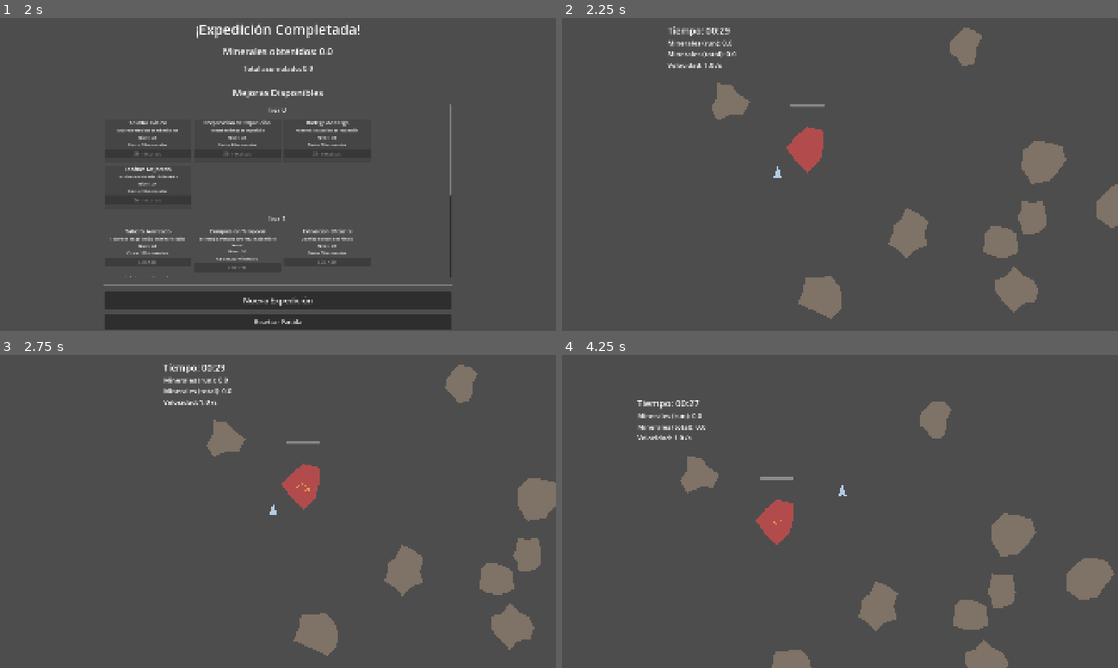
Above: before the commit, frames 1-4 (two rows, left to right).
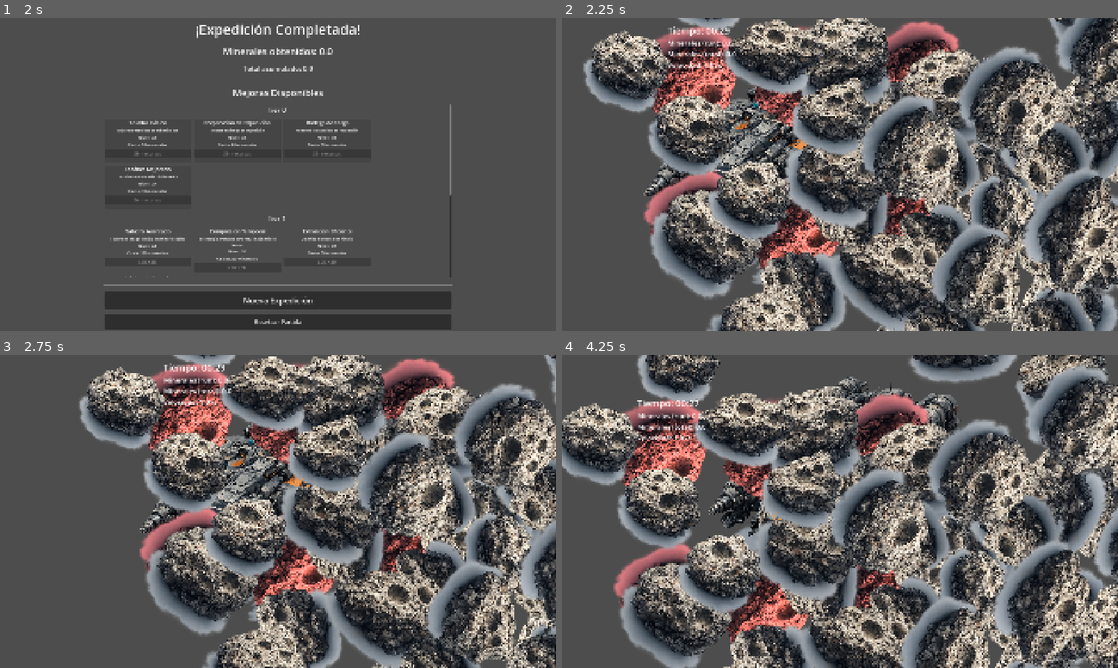
Above: after the commit, the same moments.

Repository: Sefito/space-idle-miner
Game: Godot game, scene res://scenes/Main.tscn
The game is run twice, just before and just after one commit, with the same random seed, the same clock (stepped at 60 frames per second) and the same inputs.
Inputs (mouse positions are in pixels of both pictures, inside the frame that each line leads up to):
- Up to frame 1 (2 s): move the mouse to (400, 158) at 0.52 s; hold D (move_right) 0.53-1.28 s; click (400, 158) at 0.67 s; move the mouse to (166, 190) at 1.27 s; hold S (move_down) from 1.28 s (still down)
- Up to frame 2 (2.25 s): release S (move_down) at 2 s; click "Nueva Expedición" at 2 s
- Up to frame 3 (2.75 s): no input
- Up to frame 4 (4.25 s): move the mouse to (867, 483) at 2.77 s; hold D (move_right) 2.78-3.53 s; click (867, 483) at 2.92 s; move the mouse to (923, 570) at 3.52 s; hold W (move_up) from 3.53 s (still down); click (923, 570) at 3.67 s

Frame 1 is identical in both runs. In frame 2, 65% of the frame differs, in the area x 3-100%, y 0-100%; in frame 3, 57%; in frame 4, 67%, in the area x 0-100%, y 0-100%.

Commit message:
Use ship.png and asteroids.png images instead of procedural shapes; fix spawn area to be dynamic based on viewport
Co-authored-by: Sefito <27697852+Sefito@users.noreply.github.com>

Diff:
--- a/scenes/Asteroid.gd
+++ b/scenes/Asteroid.gd
@@ -3,18 +3,18 @@
 # Asteroid properties
 @export var max_hp: float = 100.0
 @export var reward_minerals: float = 10.0
-# NOTE: The default offset and size are tuned for asteroids with base_radius 50-80
-# in _generate_shape(). If you change the asteroid size, adjust these values accordingly.
-@export var progress_bar_offset: Vector2 = Vector2(-60, -150)
+# NOTE: The default offset and size are tuned for the asteroid sprite size.
+# Adjust these values if you change the sprite scale.
+@export var progress_bar_offset: Vector2 = Vector2(-60, -80)
 @export var progress_bar_size: Vector2 = Vector2(120, 10)
 
 var hp: float
 var is_targeted: bool = false
 
 # Visual elements
-@onready var polygon: Polygon2D = $Polygon2D
+@onready var sprite: Sprite2D = $Sprite2D
 @onready var progress_bar: ProgressBar = $ProgressBar
-@onready var collision: CollisionPolygon2D = $CollisionPolygon2D
+@onready var collision: CollisionShape2D = $CollisionShape2D
 
 # Signals
 signal clicked(asteroid: Area2D)
@@ -24,8 +24,8 @@
 	# Initialize health
 	hp = max_hp
 
-	# Generate procedural asteroid shape
-	_generate_shape()
+	# Randomize asteroid appearance
+	_randomize_appearance()
 
 	# Setup progress bar
 	progress_bar.max_value = max_hp
@@ -67,26 +67,17 @@
 	destroyed.emit(self)
 	queue_free()
 
-func _generate_shape() -> void:
-	# Procedurally generate asteroid shape
-	var num_points = randi_range(8, 12)
-	var base_radius = randf_range(50, 80)
-	var points: PackedVector2Array = []
-	var angle_step = TAU / num_points
+func _randomize_appearance() -> void:
+	# Random rotation for variety
+	sprite.rotation = randf() * TAU
 
-	for i in range(num_points):
-		var angle = angle_step * i
-		# Add randomness to create irregular shape
-		var radius_variation = randf_range(0.7, 1.3)
-		var radius = base_radius * radius_variation
-		var point = Vector2(cos(angle) * radius, sin(angle) * radius)
-		points.append(point)
+	# Random scale variation (0.8 to 1.2)
+	var scale_factor = randf_range(0.8, 1.2)
+	sprite.scale = Vector2(scale_factor, scale_factor)
 
-	polygon.polygon = points
-	polygon.color = Color(0.5, 0.45, 0.4)  # Rocky brown-gray
-
-	# Use same points for collision
-	collision.polygon = points
+	# Slight color tint variation for more variety
+	var color_variation = randf_range(0.9, 1.1)
+	sprite.modulate = Color(color_variation, color_variation, color_variation)
 
 func _on_input_event(_viewport: Node, event: InputEvent, _shape_idx: int) -> void:
 	if event is InputEventMouseButton:
@@ -94,9 +85,9 @@
 			clicked.emit(self)
 
 func _on_mouse_entered() -> void:
-	# Add hover effect only if not targeted
+	# Add hover effect only if not targeted (slight brightness increase)
 	if not is_targeted:
-		polygon.color = Color(0.6, 0.55, 0.5)
+		sprite.modulate = Color(1.2, 1.2, 1.2)
 
 func _on_mouse_exited() -> void:
 	# Remove hover effect and restore color based on targeted state
@@ -105,6 +96,6 @@
 func set_targeted(targeted: bool) -> void:
 	is_targeted = targeted
 	if targeted:
-		polygon.color = Color(0.7, 0.3, 0.3)  # Red tint when targeted
+		sprite.modulate = Color(1.5, 0.8, 0.8)  # Red tint when targeted
 	else:
-		polygon.color = Color(0.5, 0.45, 0.4)  # Normal color
+		sprite.modulate = Color(1.0, 1.0, 1.0)  # Normal color
--- a/scenes/Asteroid.tscn
+++ b/scenes/Asteroid.tscn
@@ -1,13 +1,19 @@
-[gd_scene load_steps=2 format=3 uid="uid://cw8g5h3k9y2mx"]
+[gd_scene load_steps=4 format=3 uid="uid://cw8g5h3k9y2mx"]
 
 [ext_resource type="Script" path="res://scenes/Asteroid.gd" id="1_asteroid"]
+[ext_resource type="Texture2D" uid="uid://dq7c40wcj4pfp" path="res://art/asteroids.png" id="2_asteroid_texture"]
+
+[sub_resource type="CircleShape2D" id="CircleShape2D_1"]
+radius = 50.0
 
 [node name="Asteroid" type="Area2D"]
 script = ExtResource("1_asteroid")
 
-[node name="Polygon2D" type="Polygon2D" parent="."]
+[node name="Sprite2D" type="Sprite2D" parent="."]
+texture = ExtResource("2_asteroid_texture")
 
-[node name="CollisionPolygon2D" type="CollisionPolygon2D" parent="."]
+[node name="CollisionShape2D" type="CollisionShape2D" parent="."]
+shape = SubResource("CircleShape2D_1")
 
 [node name="ProgressBar" type="ProgressBar" parent="."]
 offset_right = 40.0
--- a/scenes/AsteroidSpawner.gd
+++ b/scenes/AsteroidSpawner.gd
@@ -4,22 +4,40 @@
 @export var asteroid_scene: PackedScene
 @export var min_asteroids: int = 5
 @export var max_asteroids: int = 15
-@export var spawn_area: Rect2 = Rect2(100, 100, 1720, 880)
+# Spawn area margins as percentage of viewport (default: 5% margin on each side)
+@export var spawn_margin_percent: float = 0.05
 @export var min_distance_to_ship: float = 300.0
 
 var current_asteroids: Array = []
 var target_asteroid_count: int = 10
 var ship_ref: Node2D = null
+var spawn_area: Rect2
 
 func _ready() -> void:
 	# Load asteroid scene if not set
 	if not asteroid_scene:
 		asteroid_scene = preload("res://scenes/Asteroid.tscn")
 
+	# Calculate spawn area based on viewport size with margins
+	_update_spawn_area()
+
+func _update_spawn_area() -> void:
+	var viewport_size = get_viewport_rect().size
+	var margin_x = viewport_size.x * spawn_margin_percent
+	var margin_y = viewport_size.y * spawn_margin_percent
+	spawn_area = Rect2(
+		margin_x,
+		margin_y,
+		viewport_size.x - (margin_x * 2),
+		viewport_size.y - (margin_y * 2)
+	)
+
 func spawn_initial_asteroids(ship: Node2D) -> void:
 	ship_ref = ship
 	# Set random target count for this expedition
 	target_asteroid_count = randi_range(min_asteroids, max_asteroids)
+	# Update spawn area in case viewport changed
+	_update_spawn_area()
 	# Clear any existing asteroids
 	clear_asteroids()
 
--- a/scenes/Ship.gd
+++ b/scenes/Ship.gd
@@ -6,21 +6,12 @@
 @export var friction: float = 800.0
 
 # Visual reference
-@onready var polygon: Polygon2D = $Polygon2D
+@onready var sprite: Sprite2D = $Sprite2D
 
 # Viewport bounds for clamping
 var viewport_rect: Rect2
 
 func _ready() -> void:
-	# Set up ship visual (simple triangle/rocket shape)
-	polygon.polygon = PackedVector2Array([
-		Vector2(0, -30),
-		Vector2(-15, 15),
-		Vector2(0, 10),
-		Vector2(15, 15)
-	])
-	polygon.color = Color(0.7, 0.8, 0.9)  # Light blue-gray
-
 	# Get viewport size for boundary clamping
 	viewport_rect = get_viewport_rect()
 
--- a/scenes/Ship.tscn
+++ b/scenes/Ship.tscn
@@ -1,6 +1,7 @@
-[gd_scene load_steps=3 format=3 uid="uid://bqvk8c5h7y1nx"]
+[gd_scene load_steps=4 format=3 uid="uid://bqvk8c5h7y1nx"]
 
 [ext_resource type="Script" path="res://scenes/Ship.gd" id="1_ship"]
+[ext_resource type="Texture2D" uid="uid://bwt5lhj8rg3xj" path="res://art/ship.png" id="2_ship_texture"]
 
 [sub_resource type="CircleShape2D" id="CircleShape2D_1"]
 radius = 30.0
@@ -8,7 +9,8 @@
 [node name="Ship" type="CharacterBody2D"]
 script = ExtResource("1_ship")
 
-[node name="Polygon2D" type="Polygon2D" parent="."]
+[node name="Sprite2D" type="Sprite2D" parent="."]
+texture = ExtResource("2_ship_texture")
 
 [node name="CollisionShape2D" type="CollisionShape2D" parent="."]
 shape = SubResource("CircleShape2D_1")
Not shown, added: art/asteroids.png.import
Not shown, added: art/ship.png.import
